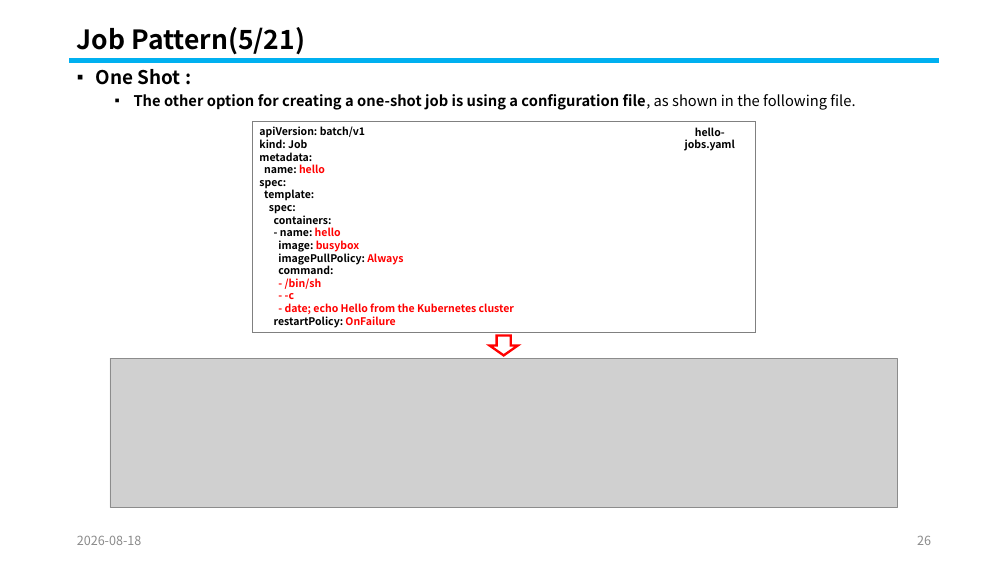
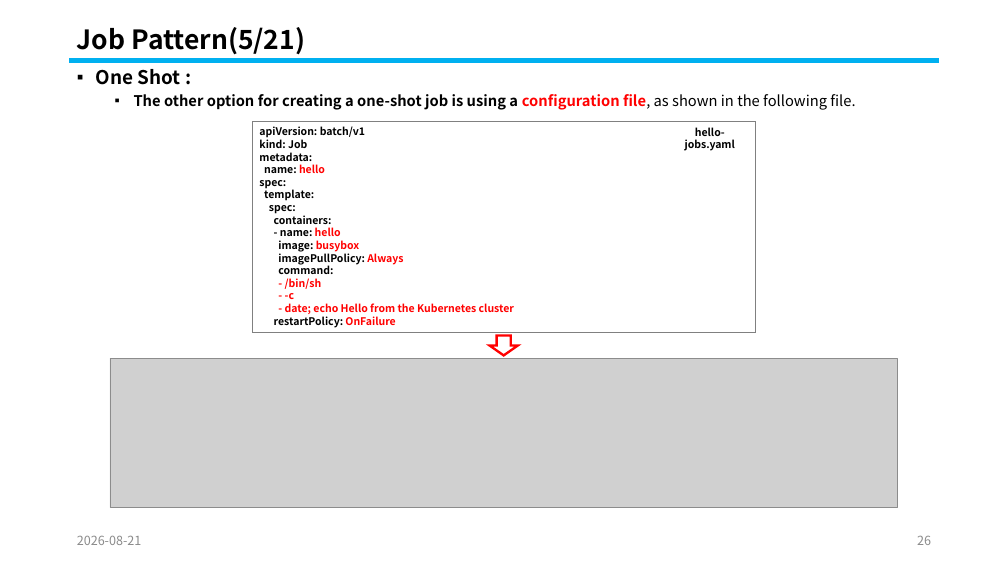
Before and after one commit to knix008/TestSimulator, a slide deck: slide 26 of Kubernetes/Kubernetes Part 04-2026.08.25.pptx. Drawn at 1008x567 pixels with LibreOffice and Linux fonts; fonts in the diff are those of the drawing; grey boxes stand for pictures. Boxes give left, top, right and bottom in pixels: in the first picture for what was removed or moved away, otherwise in the second. Text is boxed around its words. In the diff, an @@ line names an element or a change of style, - is before the commit and + after.

```diff
--- a/Kubernetes/Kubernetes Part 04-2026.08.25.pptx
+++ b/Kubernetes/Kubernetes Part 04-2026.08.25.pptx
@@ text at (x1=134, y1=94, x2=855, y2=110): text colour #000000 to #FF0000 in "configuration file," @@
@@ text at (x1=77, y1=536, x2=142, y2=545): text changed @@
-2026-08-18
+2026-08-21
```
Also in this commit, not shown: 96 other slides changed, 1 other file.
